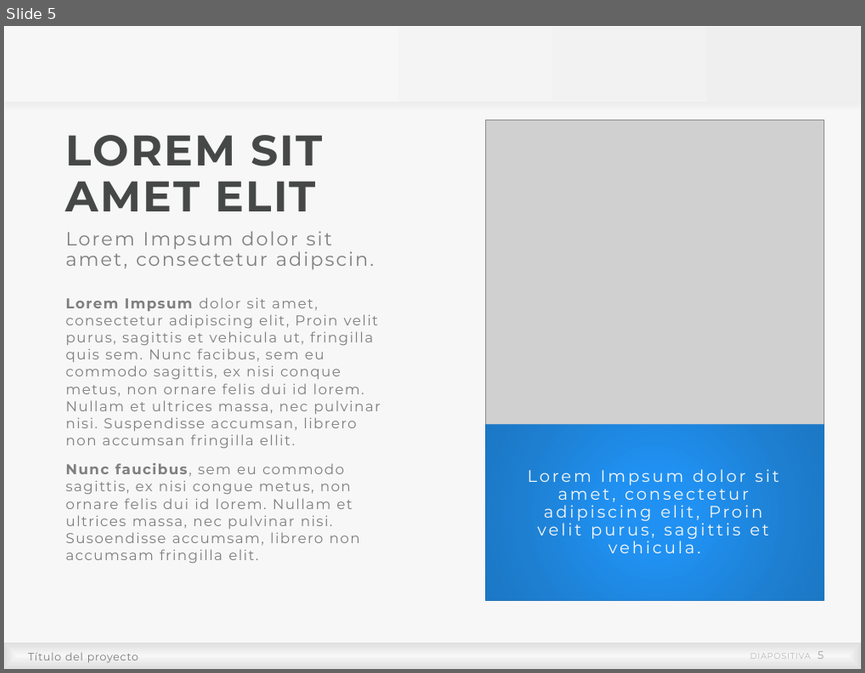
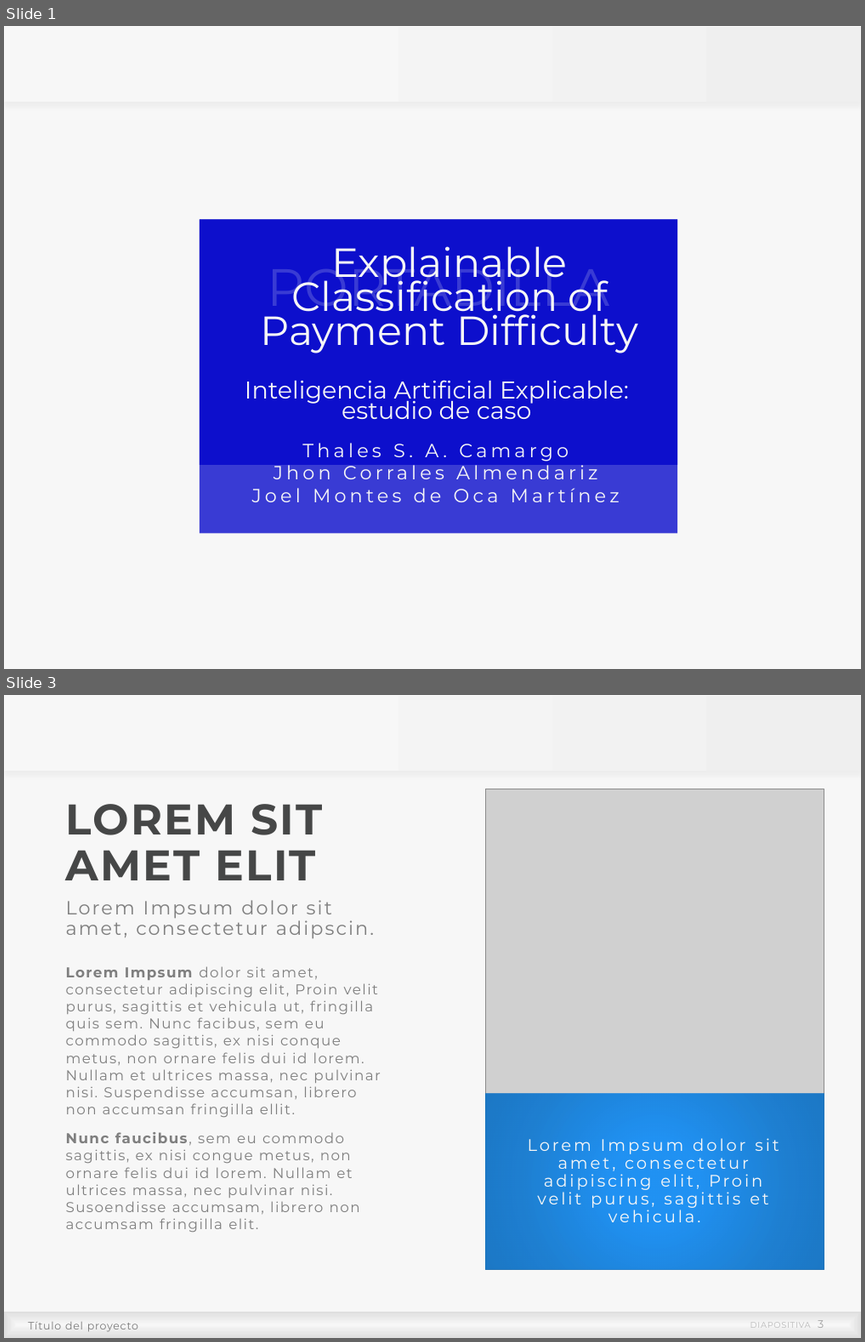
Before and after one commit to thalessac/explainable-artificial-intelligence, a slide deck: Inteligencia Artificial Explicable/Tema 2 - trabajo práctico/presentation/presentation.pptx. Shown one above the other, each under a label of ours: slide 5 before the commit, slides 1 and 3 after it; the slides between them are not shown. The pictures are 865x673 and 865x1342 pixels, drawn with LibreOffice and Linux fonts; fonts in the diff are those of the drawing; grey boxes stand for pictures; background and template pictures are left out. Boxes give left, top, right and bottom in pixels: in the first picture for what was removed or moved away, otherwise in the second. Text is boxed around its words. In the diff, an @@ line names an element or a change of style, - is before the commit and + after.

```diff
--- a/Inteligencia Artificial Explicable/Tema 2 - trabajo práctico/presentation/presentation.pptx
+++ b/Inteligencia Artificial Explicable/Tema 2 - trabajo práctico/presentation/presentation.pptx
@@ slide 1 added at bbox=[4, 26, 861, 669], background #F7F7F7; not listed: 1 template element that a slide beside it also shows @@
@@ rectangle added at bbox=[180, 199, 697, 555], outline #F7F7F7 1 pt @@
@@ rectangle added at bbox=[200, 220, 677, 465], fill #0003CA at 77% opacity @@
@@ rectangle added at bbox=[200, 220, 677, 533], fill #0003CA at 77% opacity @@
@@ text added at bbox=[261, 246, 638, 353], 34.1 pt, text #F7F7F7 @@
+Explainable Classification of Payment Difficulty
@@ text added at bbox=[267, 255, 609, 318], 44 pt, text #F7F7F7 @@
+PORTADILLA
@@ subtitle added at bbox=[245, 380, 629, 419], 20.4 pt, text #F7F7F7 @@
+Inteligencia Artificial Explicable: estudio de caso
@@ text added at bbox=[252, 442, 619, 502], 16 pt, text #F7F7F7 @@
+Thales S. A. Camargo
+Jhon Corrales Almendariz
+Joel Montes de Oca Martínez
@@ what was slide 5 is now slide 3 @@
@@ page number at bbox=[750, 1320, 823, 1327]: text changed @@
-DIAPOSITIVA 5
+DIAPOSITIVA 3
```
Also in this commit, not shown: 5 slides changed, 3 slides removed, 1 other file.
